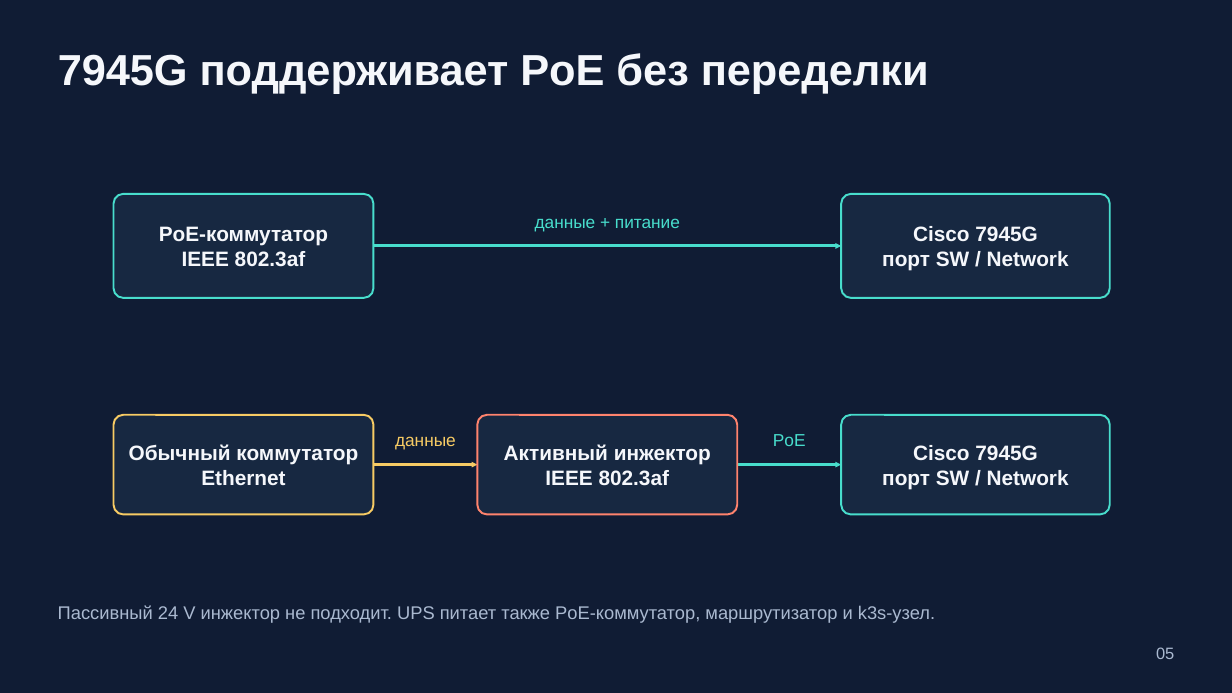
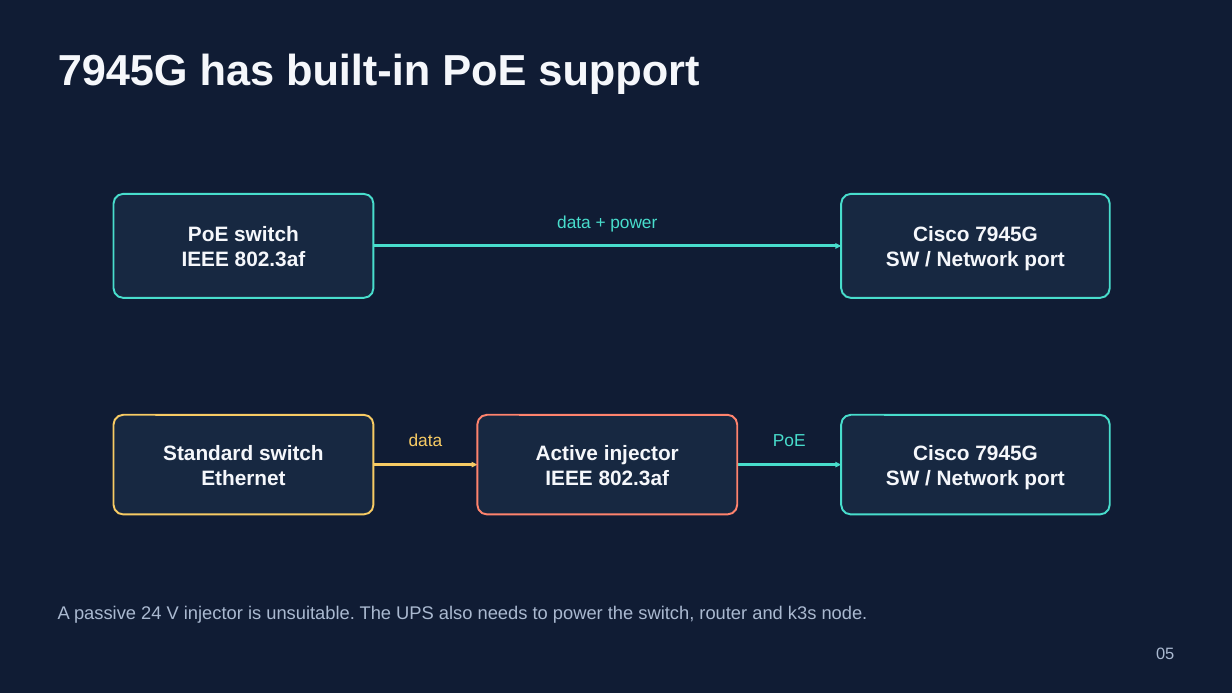
Before and after one commit to 4alvit/cisco-home-telephony, a slide deck: slide 5 of docs/slides/cisco-home-telephony.pptx. Drawn at 1232x693 pixels with LibreOffice and Linux fonts; fonts in the diff are those of the drawing. Boxes give left, top, right and bottom in pixels: in the first picture for what was removed or moved away, otherwise in the second. Text is boxed around its words. In the diff, an @@ line names an element or a change of style, - is before the commit and + after.

```diff
--- a/docs/slides/cisco-home-telephony.pptx
+++ b/docs/slides/cisco-home-telephony.pptx
@@ text at bbox=[58, 53, 699, 93]: text changed @@
-7945G поддерживает PoE без переделки
+7945G has built-in PoE support
@@ text in rounded rectangle at bbox=[188, 226, 299, 242]: text changed @@
-PoE-коммутатор
+PoE switch
@@ text at bbox=[557, 215, 657, 231]: text changed @@
-данные + питание
+data + power
@@ text in rounded rectangle at bbox=[886, 251, 1064, 271]: text changed @@
-порт SW / Network
+SW / Network port
@@ text in rounded rectangle at bbox=[163, 445, 324, 461]: text changed @@
-Обычный коммутатор
+Standard switch
@@ text at bbox=[409, 433, 443, 446]: text changed @@
-данные
+data
@@ text in rounded rectangle at bbox=[536, 445, 679, 465]: text changed @@
-Активный инжектор
+Active injector
@@ text in rounded rectangle at bbox=[886, 470, 1064, 490]: text changed @@
-порт SW / Network
+SW / Network port
@@ text at bbox=[58, 605, 868, 623]: text changed @@
-Пассивный 24 V инжектор не подходит. UPS питает также PoE-коммутатор, маршрутизатор и k3s-узел.
+A passive 24 V injector is unsuitable. The UPS also needs to power the switch, router and k3s node.
```
Also in this commit, not shown: 12 other slides changed, 1 slide added, 1 slide removed, 22 other files.
